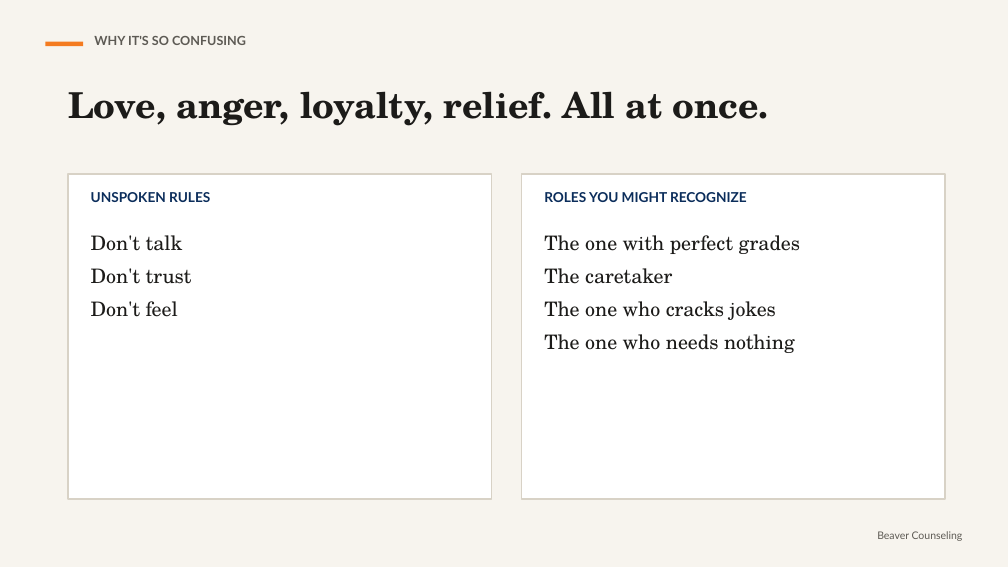
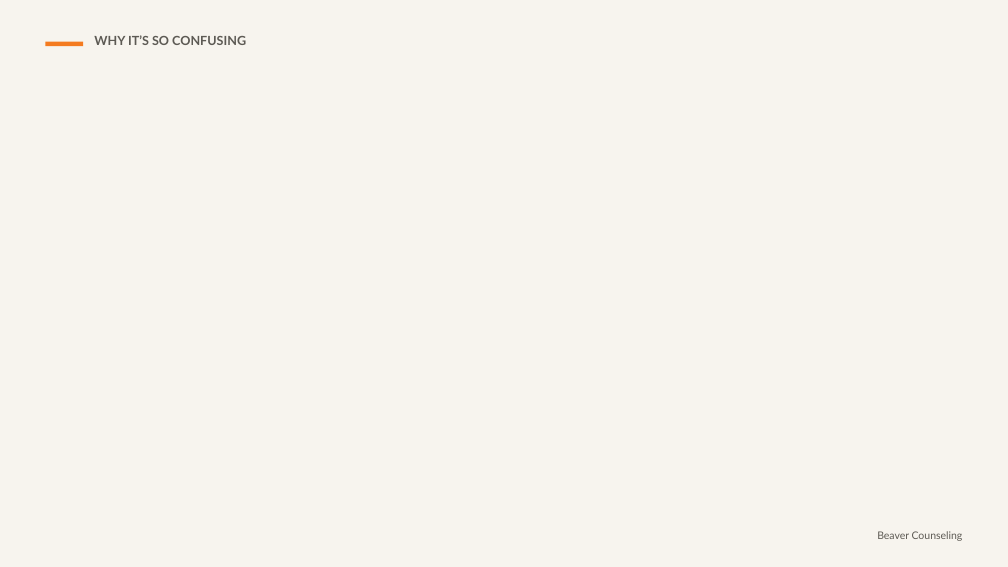
Before and after one commit to rmwtoolkit/bcds-toolkit, a slide deck: slide 12 of decks/when-someone-at-home-drinks-or-uses-lesson-v2.pptx (slide 6 before the commit). Drawn at 1008x567 pixels with LibreOffice and Linux fonts; fonts in the diff are those of the drawing; background and template pictures are left out. Boxes give left, top, right and bottom in pixels: in the first picture for what was removed or moved away, otherwise in the second. Text is boxed around its words. In the diff, an @@ line names an element or a change of style, - is before the commit and + after.

```diff
--- a/decks/when-someone-at-home-drinks-or-uses-lesson-v2.pptx
+++ b/decks/when-someone-at-home-drinks-or-uses-lesson-v2.pptx
@@ text at (x1=94, y1=35, x2=246, y2=45): text changed @@
-WHY IT'S SO CONFUSING
+WHY IT’S SO CONFUSING
@@ text removed at (x1=68, y1=91, x2=769, y2=126) @@
-Love, anger, loyalty, relief. All at once.
@@ rectangle removed at (x1=68, y1=174, x2=492, y2=499) @@
@@ rectangle removed at (x1=522, y1=174, x2=945, y2=499) @@
@@ text removed at (x1=91, y1=192, x2=210, y2=202) @@
-UNSPOKEN RULES
@@ text removed at (x1=544, y1=192, x2=747, y2=202) @@
-ROLES YOU MIGHT RECOGNIZE
@@ text removed at (x1=91, y1=235, x2=192, y2=317) @@
-Don't talk
-Don't trust
-Don't feel
@@ text removed at (x1=544, y1=235, x2=801, y2=353) @@
-The one with perfect grades
-The caretaker
-The one who cracks jokes
-The one who needs nothing
```
Also in this commit, not shown: 7 other slides changed, 15 slides added, 1 slide removed, 8 other files.
